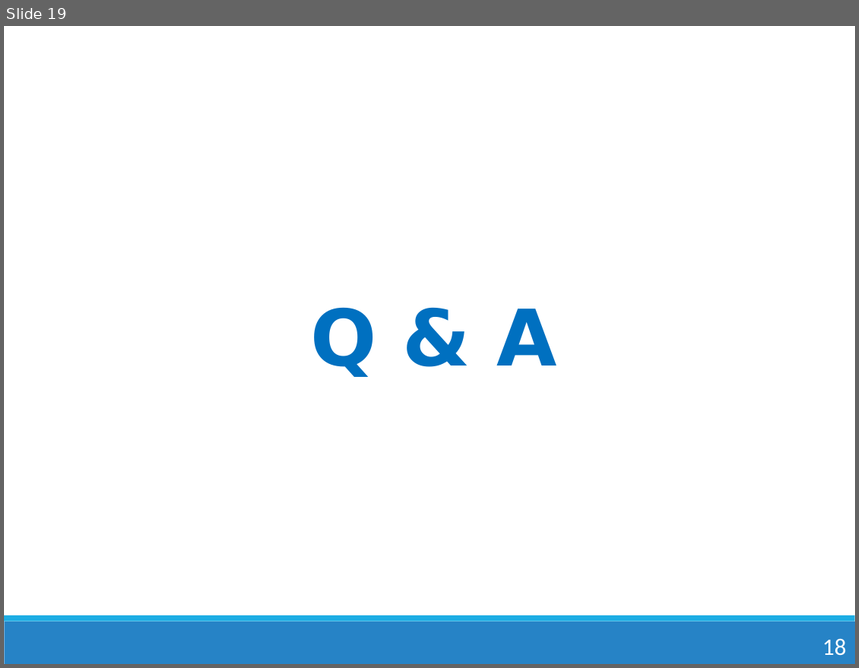
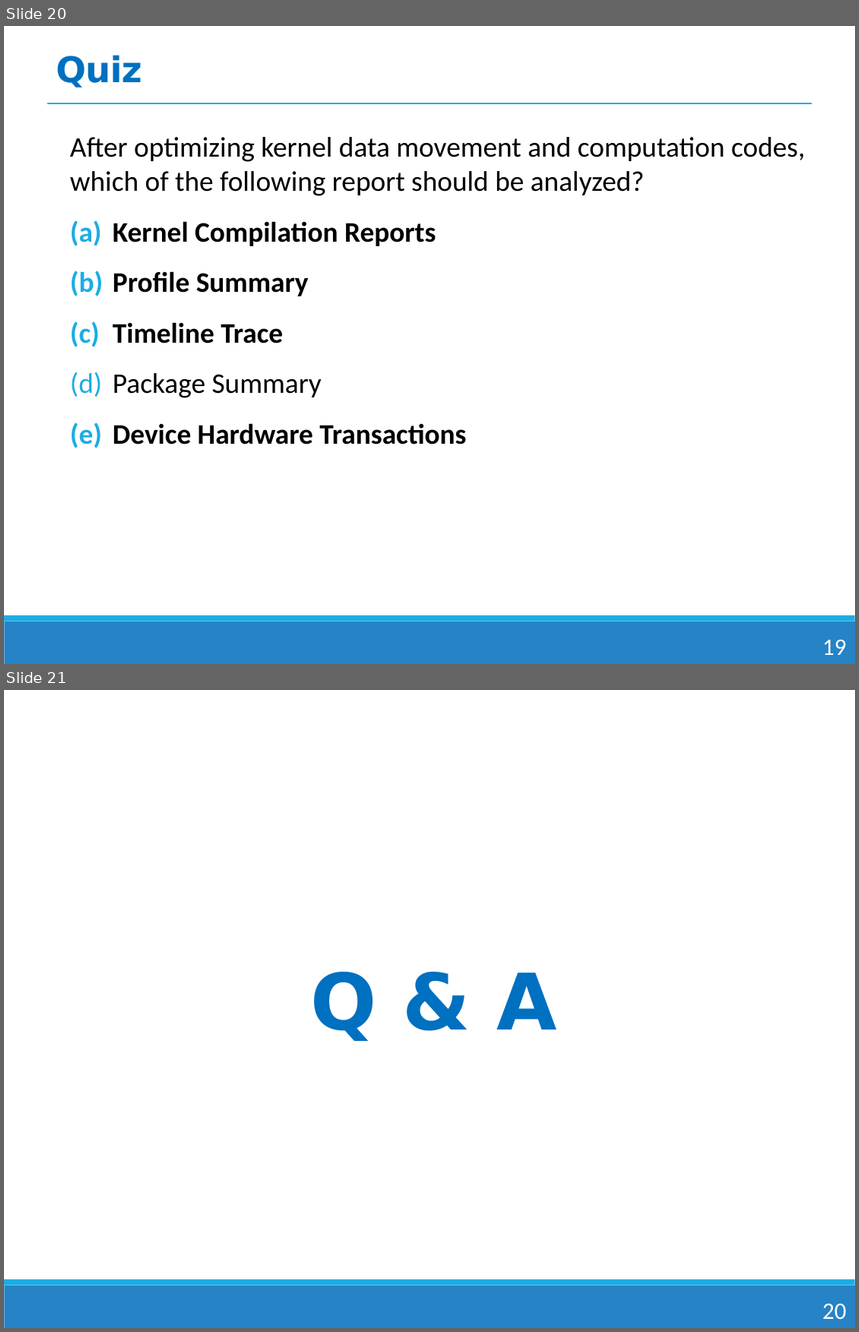
Before and after one commit to jieyunma/AAHLS_LabA, a slide deck: ppt.pptx. Shown one above the other, each under a label of ours: slide 19 before the commit, slides 20 and 21 after it. The pictures are 859x668 and 859x1332 pixels, drawn with LibreOffice and Linux fonts; fonts in the diff are those of the drawing. Boxes give left, top, right and bottom in pixels: in the first picture for what was removed or moved away, otherwise in the second. Text is boxed around its words. In the diff, an @@ line names an element or a change of style, - is before the commit and + after.

```diff
--- a/ppt.pptx
+++ b/ppt.pptx
@@ slide 20 added at (x1=4, y1=26, x2=855, y2=664), background #FFFFFF; not listed: 2 template elements that a slide beside it also shows @@
@@ text added at (x1=56, y1=55, x2=142, y2=88), 30 pt, text #0070C0, bold @@
+Quiz
@@ line added from (47, 104) to (812, 104), #1CADE4 1.25 pt @@
@@ text added at (x1=70, y1=137, x2=805, y2=445), 24 pt, text #000000 @@
+After optimizing kernel data movement and computation codes, which of the following report should be analyzed?
+(a) Kernel Compilation Reports
+(b) Profile Summary
+(c) Timeline Trace
+(d) Package Summary
+(e) Device Hardware Transactions
@@ page number added at (x1=823, y1=640, x2=847, y2=655), 20 pt, text #FFFFFF @@
+19
@@ what was slide 19 is now slide 21 @@
@@ page number at (x1=823, y1=1304, x2=847, y2=1320): text changed @@
-18
+20
```
Also in this commit, not shown: 1 slide changed, 2 other slides added, 1 slide removed.
